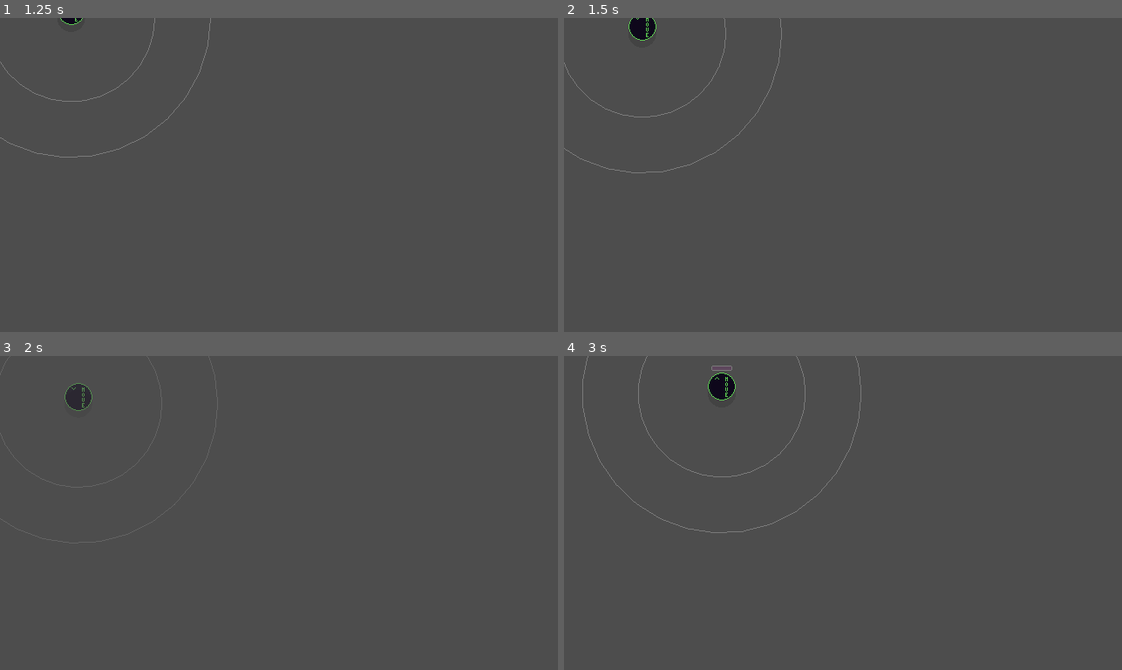
Above: before the commit, frames 1-4 (two rows, left to right).
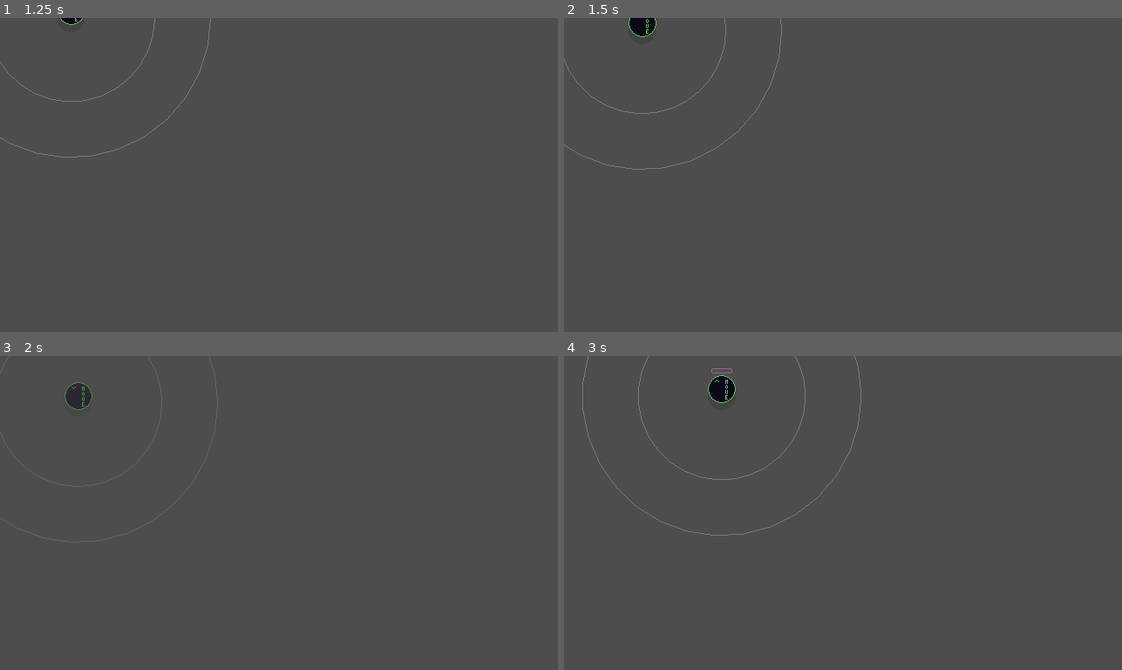
Above: after the commit, the same moments.

Repository: zibetnu/haunting-hijinx
Game: Godot game, scene res://src/player/ghost.tscn
Same seed, same stepped clock (60 frames per second), same inputs: the game is played once before the commit and once after it. This scene is started directly instead of the project's main scene.
Inputs (mouse positions are in pixels of both pictures, inside the frame that each line leads up to):
- Up to frame 1 (1.25 s): tap Enter at 0.5 s; move the mouse to (401, 159) at 0.52 s; press the mouse at (401, 159) at 0.53 s; hold D (move_right) from 0.53 s (still down)
- Up to frame 2 (1.5 s): move the mouse to (731, 190) at 1.27 s; release D (move_right) at 1.28 s; release the mouse at (731, 190) at 1.28 s; hold S (move_down) from 1.28 s (still down); right-click (731, 190) at 1.35 s
- Up to frame 3 (2 s): keep holding S (move_down)
- Up to frame 4 (3 s): move the mouse to (898, 443) at 2.02 s; release S (move_down) at 2.03 s; press the mouse at (898, 443) at 2.03 s; hold D (move_right) 2.03-2.78 s; move the mouse to (815, 575) at 2.77 s; release the mouse at (815, 575) at 2.78 s; hold W (move_up) from 2.78 s (still down); right-click (815, 575) at 2.85 s

Frame 1 is identical in both runs. In frame 2, 0.6% of the frame differs, in the area x 0-40%, y 0-50%; in frame 3, less than 0.1%; in frame 4, 0.8%, in the area x 3-54%, y 0-58%.

Commit message:
Decrease button release time

Diff:
--- a/src/controller/anti_button_spam/anti_button_spam.tscn
+++ b/src/controller/anti_button_spam/anti_button_spam.tscn
@@ -4,6 +4,7 @@
 
 [node name="AntiButtonSpam" type="Node2D"]
 script = ExtResource("1_44g47")
+button_release_time = 0.08
 
 [node name="Button1ReleaseTimer" type="Timer" parent="."]
 one_shot = true
